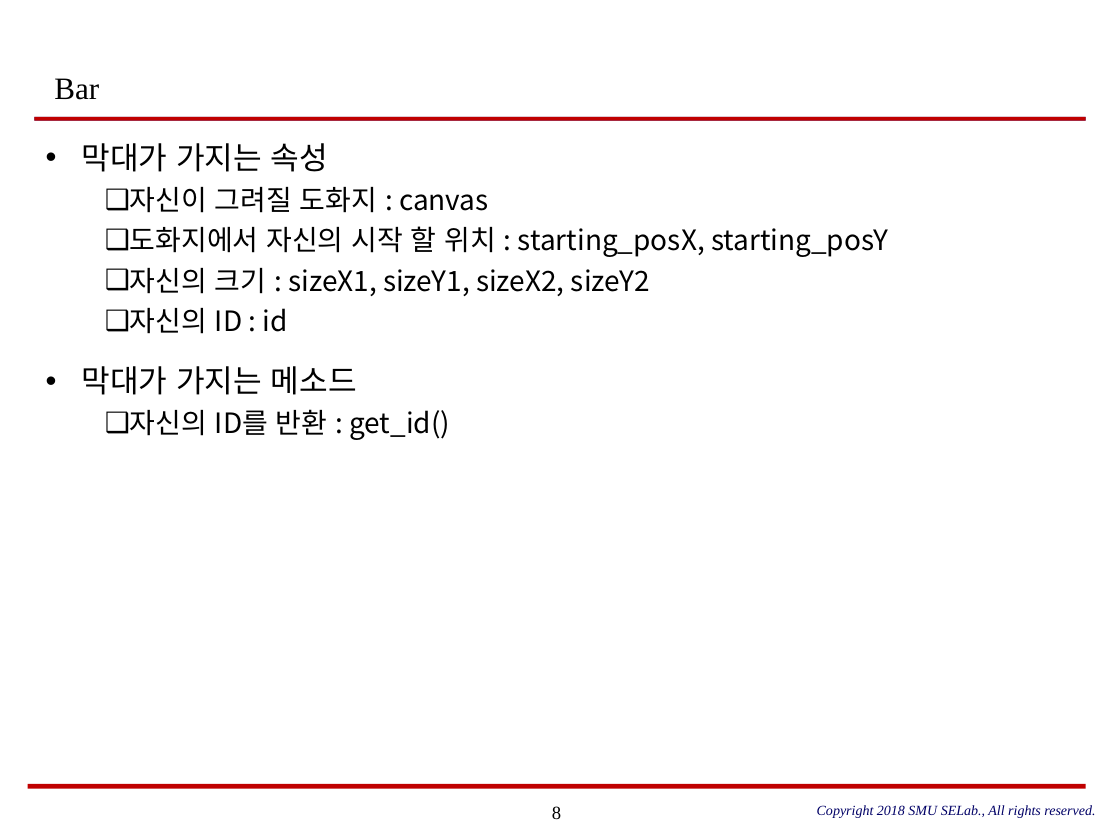
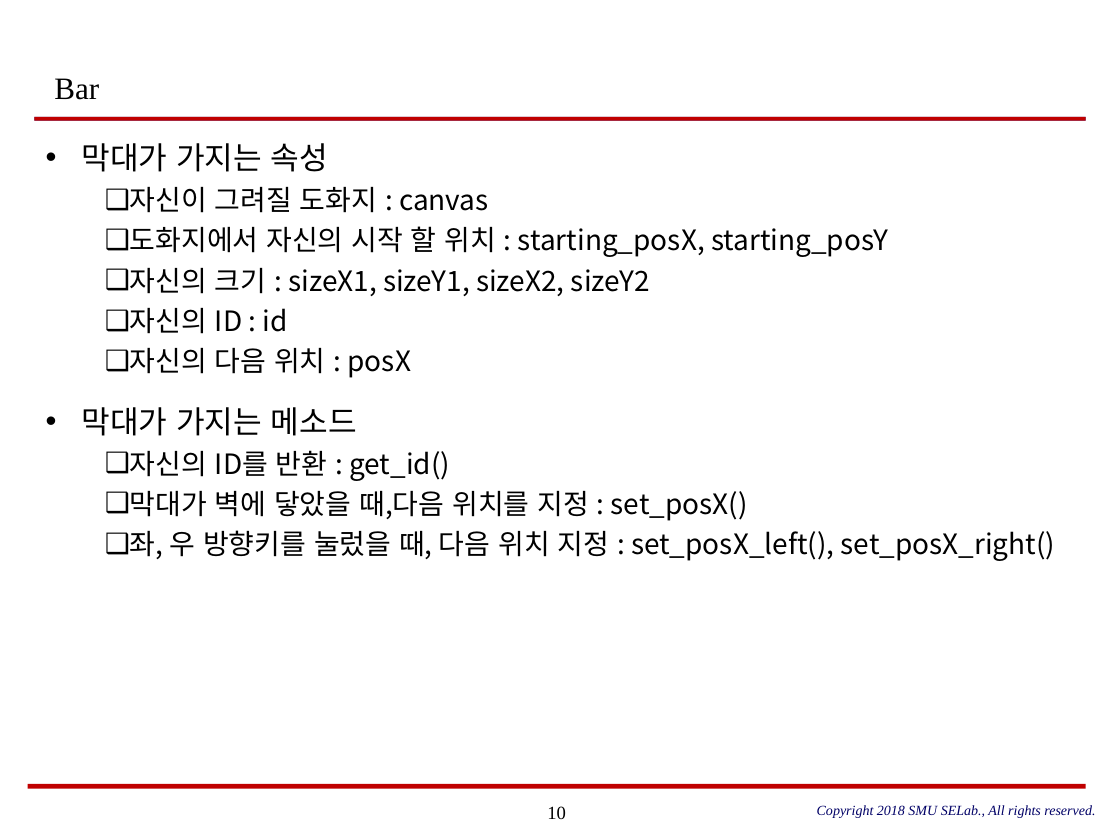
Before and after one commit to SungPilHan/brick_crush, a slide deck: slide 10 of Doc/[OOP] Brick Breaker_최종.pptx (slide 8 before the commit). Drawn at 1120x840 pixels with LibreOffice and Linux fonts; fonts in the diff are those of the drawing. Boxes give left, top, right and bottom in pixels: in the first picture for what was removed or moved away, otherwise in the second. Text is boxed around its words. In the diff, an @@ line names an element or a change of style, - is before the commit and + after.

```diff
--- a/Doc/[OOP] Brick Breaker_최종.pptx
+++ b/Doc/[OOP] Brick Breaker_최종.pptx
@@ text at bbox=[130, 348, 411, 378]: paragraph added @@
+  ❑ 자신의 다음 위치 : posX
@@ text at bbox=[130, 491, 1055, 561]: paragraphs added @@
+  ❑ 막대가 벽에 닿았을 때,다음 위치를 지정 : set_posX()
+  ❑ 좌, 우 방향키를 눌렀을 때, 다음 위치 지정 : set_posX_left(), set_posX_right()
@@ page number at bbox=[547, 806, 566, 819]: text changed @@
-8
+10
```
Also in this commit, not shown: 9 other slides changed, 6 slides added, 2 slides removed.
